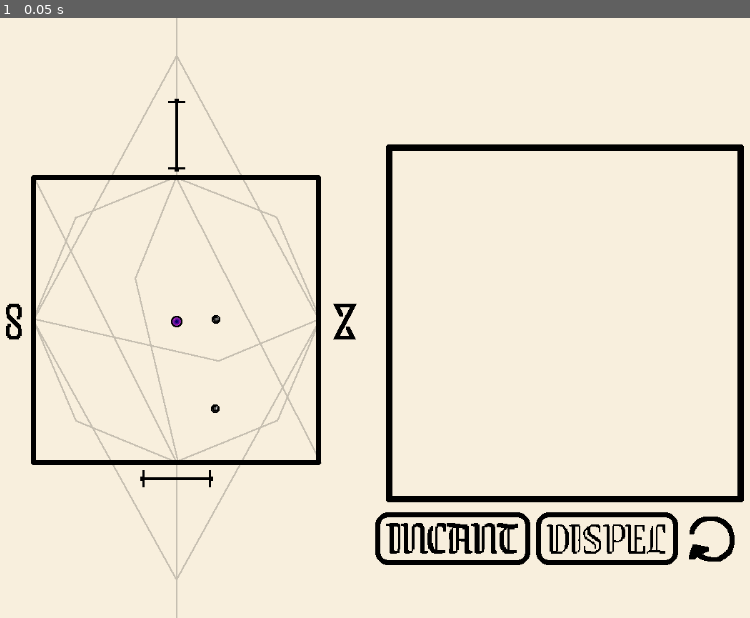
Above: before the commit, frame 1.
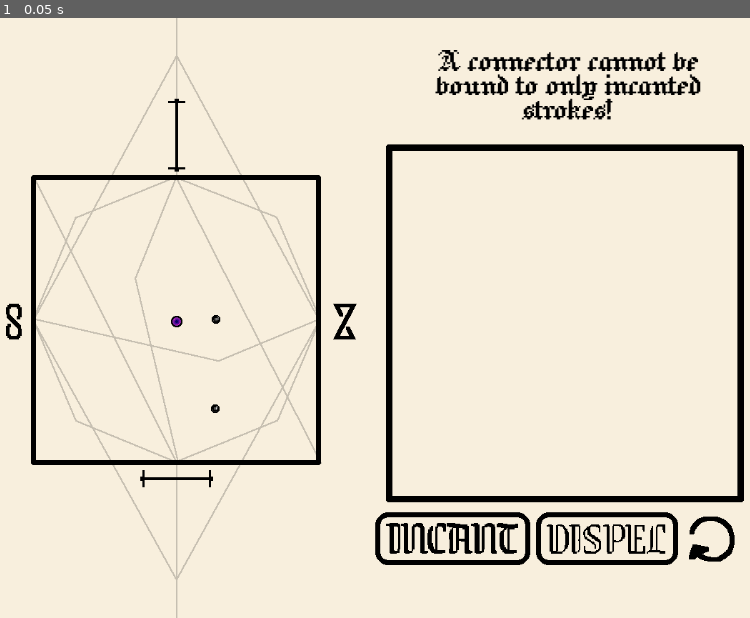
Above: after the commit, the same moment.

Repository: lohchness/Cursebreaker
Game: Godot game, scene res://scenes/level.tscn
Two runs of this game, one before a commit and one after it. Both use one fixed random seed, a clock stepped at 60 frames per second and the inputs below.
Inputs:
- Up to frame 1 (0.05 s): no input

The runs differ from the first frame. In frame 1, 1.3% of the frame differs, in the area x 58-94%, y 5-17%.

Commit message:
add tooltip help to level

Diff:
--- a/scenes/level.tscn
+++ b/scenes/level.tscn
@@ -7,6 +7,14 @@
 [ext_resource type="PackedScene" uid="uid://bn10yt3y0tjpx" path="res://scenes/dispel_button.tscn" id="5_ppgk2"]
 [ext_resource type="PackedScene" uid="uid://wsdpdrm1raeu" path="res://scenes/target.tscn" id="6_2r41h"]
 [ext_resource type="PackedScene" uid="uid://bl205u8p4n7wa" path="res://scenes/reset_button.tscn" id="7_klq6b"]
+[ext_resource type="PackedScene" uid="uid://bhhdh2judwcuk" path="res://scenes/tooltip_help.tscn" id="8_b121j"]
+[ext_resource type="FontFile" uid="uid://dwgfl4vwytg2c" path="res://Jacquard12-Regular.ttf" id="9_8c41q"]
+
+[sub_resource type="FontVariation" id="FontVariation_olg7q"]
+base_font = ExtResource("9_8c41q")
+spacing_glyph = -2
+spacing_top = -10
+spacing_bottom = -10
 
 [node name="Level" type="Node2D"]
 script = ExtResource("1_w8frs")
@@ -47,6 +55,16 @@
 offset_right = 1062.0
 offset_bottom = 761.0
 
+[node name="TooltipHelp" parent="." instance=ExtResource("8_b121j")]
+offset_left = 602.0
+offset_top = 45.0
+offset_right = 1052.0
+offset_bottom = 199.0
+theme_override_fonts/font = SubResource("FontVariation_olg7q")
+theme_override_font_sizes/font_size = 50
+text = "A connector cannot be bound to only incanted strokes!"
+autowrap_mode = 2
+
 [connection signal="new_drawn_stroke" from="Whiteboard" to="." method="_on_whiteboard_new_drawn_stroke"]
 [connection signal="submit_drawn_stroke" from="Whiteboard" to="." method="_on_whiteboard_submit_drawn_stroke"]
 [connection signal="pressed" from="IncantButton" to="." method="_on_incant_button_pressed"]
Not shown: 1 places in scenes/level.tscn that only renumber resources
